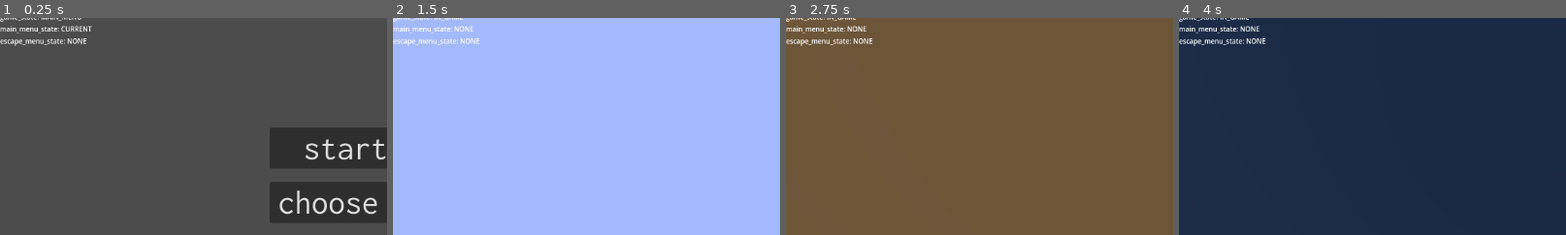
Above: before the commit, frames 1-4 (left to right).
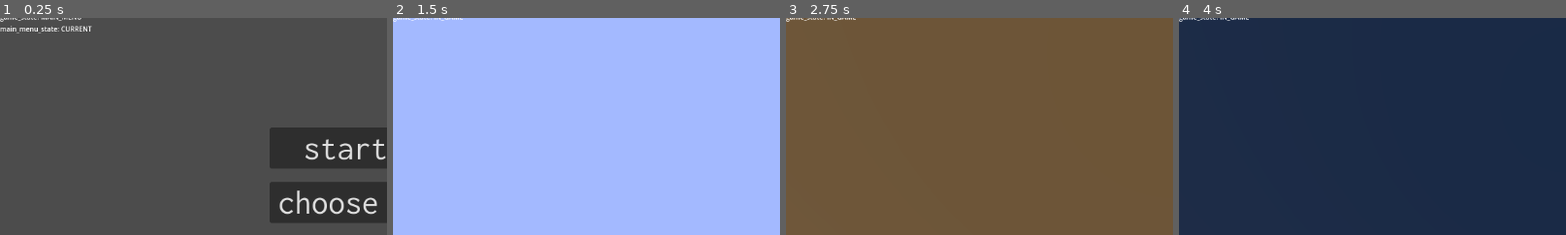
Above: after the commit, the same moments.

Repository: illogicalapple/open-water
Game: Godot game, scene res://scenes/start_menu.tscn
The game is run twice, just before and just after one commit, with the same random seed, the same clock (stepped at 60 frames per second) and the same inputs.
Inputs (mouse positions are % of the whole screen's width and height, from its top left):
- Up to frame 1 (0.25 s): no input
- Up to frame 2 (1.5 s): click "start game" at 0.5 s; click "Host" at 1.25 s
- Up to frame 3 (2.75 s): tap Enter at 2 s; move the mouse to (55, 50) at 2.02 s; hold W from 2.03 s (still down); tap Space at 2.27 s
- Up to frame 4 (4 s): keep holding W; tap Space at 2.75, 3.02 s; move the mouse to (45, 50) at 2.77 s; tap Enter at 3.5 s; move the mouse to (52, 48) at 3.52 s
The pictures show only the part of the screen within x 0-50%, y 1-51%; the shares and areas given below are measured in that part.

The runs differ from the first frame. In frame 1, 0.4% of the frame differs, in the area x 0-23%, y 9-13%; in frame 2, 0.5%; in frame 3, 0.7%; in frame 4, 0.7%, in the area x 0-23%, y 3-13%.

Commit message:
added settings menu states. Cleaned up states script.

Diff:
--- a/scenes/debug.gd
+++ b/scenes/debug.gd
@@ -1,24 +1,21 @@
 extends CanvasLayer
+
+@onready var state_labels : VBoxContainer = $Control/CurrentStates
 
 @onready var current_game_state_label : Label = $Control/CurrentStates/GameState
 @onready var main_menu_state_label : Label = $Control/CurrentStates/MenuState
 @onready var escape_menu_state_label : Label = $Control/CurrentStates/EscapeState
+@onready var settings_menu_state_label : Label = $Control/CurrentStates/SettingsState
 
-#func _process(_delta: float) -> void:
-#	if Input.is_action_just_pressed("disable_debug"):
-#		toggle_debug_menu()
+func _unhandled_input(event: InputEvent) -> void:
+	if event.is_action_pressed("disable_debug"):
+		toggle_debug_menu()
 
 func toggle_debug_menu() -> void:
 	if visible:
-		hide_debug_menu()
+		visible = false
 	else:
-		show_debug_menu()
-
-func hide_debug_menu() -> void:
-	visible = false
-
-func show_debug_menu() -> void:
-	visible = true
+		visible = true
 
 func game_state_changed(state : States.GameStates) -> void:
 	current_game_state_label.text = (
@@ -31,14 +28,18 @@
 		"main_menu_state: " +
 		States.MainMenuStates.keys()[state]
 	)
+	main_menu_state_label.visible = false if state == States.MainMenuStates.NONE else true
 
 func escape_menu_state_changed(state : States.EscapeMenuStates) -> void:
 	escape_menu_state_label.text = str(
 		"escape_menu_state: " +
 		States.EscapeMenuStates.keys()[state]
 	)
+	escape_menu_state_label.visible = false if state == States.EscapeMenuStates.NONE else true
 
-
-func _unhandled_input(event: InputEvent) -> void:
-	if event.is_action_pressed("disable_debug"):
-		toggle_debug_menu()
+func settings_menu_state_changed(state : States.SettingsMenuStates) -> void:
+	escape_menu_state_label.text = str(
+		"settings_menu_state: " +
+		States.SettingsMenuStates.keys()[state]
+	)
+	settings_menu_state_label.visible = false if state == States.SettingsMenuStates.NONE else true
--- a/scenes/debug.tscn
+++ b/scenes/debug.tscn
@@ -36,6 +36,10 @@
 layout_mode = 2
 text = "escape_menu_state: "
 
+[node name="SettingsState" type="Label" parent="Control/CurrentStates"]
+layout_mode = 2
+text = "settings_menu_state: "
+
 [node name="DebugInfo" type="Label" parent="Control"]
 layout_mode = 1
 anchors_preset = 1
--- a/scenes/escape_menu.gd
+++ b/scenes/escape_menu.gd
@@ -1,4 +1,6 @@
 extends Control
+
+## Works with the States autoload to manage the current state of the EscapeMenu.
 
 #@onready var settings_menu := $Settings
 @onready var main_select_menu := $"Main Select"
@@ -22,6 +24,8 @@
 				exit_sub_menu()
 			States.GameStates.IN_GAME:
 				enter_escape_menu()
+
+
 
 func exit_sub_menu() -> void:
 	match States.escape_menu_state:
--- a/scenes/settings.gd
+++ b/scenes/settings.gd
@@ -1,4 +1,6 @@
 extends CanvasLayer
+
+## Works with the States autoload to manage the current state of the SettingsMenu.
 
 enum VideoSettings {FOV}
 
--- a/scenes/start_menu.gd
+++ b/scenes/start_menu.gd
@@ -1,8 +1,9 @@
 extends Control
+
+## Works with the States autoload to manage the current state of the MainMenu.
 
 @onready var world_select_menu := $"World Select"
 @onready var main_select_menu := $"Main Select"
-#@onready var settings_menu := $Settings
 
 var main_scene : PackedScene = preload("res://main.tscn")
 
@@ -10,7 +11,6 @@
 func _unhandled_input(event: InputEvent) -> void:
 	if event.is_action_pressed("esc") and States.in_main_menu():
 		exit_sub_menu()
-
 
 func exit_sub_menu() -> void:
 	match States.main_menu_state:
--- a/states.gd
+++ b/states.gd
@@ -1,36 +1,46 @@
 extends Node
 
-enum GameStates {MAIN_MENU, ESCAPE_MENU, IN_GAME}
+enum GameStates {MAIN_MENU, ESCAPE_MENU, IN_GAME, SETTINGS}
 
 enum MainMenuStates {NONE, CURRENT, CHOOSE_WORLDS, SETTINGS}
-
 enum EscapeMenuStates {NONE, CURRENT, SETTINGS}
+enum SettingsMenuStates {NONE, CURRENT, VIDEO, AUDIO, KEY_MAPPING}
 
 var game_state := GameStates.MAIN_MENU:
-	set = game_state_changed
+	set(state):
+		game_state = state
+		Debug.game_state_changed(state)
 
 var main_menu_state := MainMenuStates.CURRENT:
-	set = main_menu_state_changed
+	set(state):
+		main_menu_state = state
+		Debug.main_menu_state_changed(state)
 
 var escape_menu_state := EscapeMenuStates.NONE:
-	set = escape_menu_state_changed
+	set(state):
+		escape_menu_state = state
+		Debug.escape_menu_state_changed(state)
+
+var settings_menu_state := SettingsMenuStates.NONE:
+	set(state):
+		settings_menu_state = state
+		Debug.settings_menu_state_changed(state)
+
 
 func _ready() -> void:
 	game_state = GameStates.MAIN_MENU
 	main_menu_state = MainMenuStates.CURRENT
 	escape_menu_state = EscapeMenuStates.NONE
+	settings_menu_state = SettingsMenuStates.NONE
 
-func game_state_changed(state : GameStates) -> void:
-	game_state = state
-	Debug.game_state_changed(state)
+## Useful for when debugging and loading straigth into an in-game scene.
+## Should be called on the ready functions of any non-menu scenes.
+func set_to_in_game() -> void:
+	game_state = GameStates.IN_GAME
+	escape_menu_state = EscapeMenuStates.NONE
+	main_menu_state = MainMenuStates.NONE
+	settings_menu_state = SettingsMenuStates.NONE
 
-func main_menu_state_changed(state : MainMenuStates) -> void:
-	main_menu_state = state
-	Debug.main_menu_state_changed(state)
-
-func escape_menu_state_changed(state: EscapeMenuStates) -> void:
-	escape_menu_state = state
-	Debug.escape_menu_state_changed(state)
 
 func in_escape_menu() -> bool:
 	if game_state == GameStates.ESCAPE_MENU:
@@ -38,13 +48,9 @@
 	else:
 		return false
 
+
 func in_main_menu() -> bool:
 	if game_state == GameStates.MAIN_MENU:
 		return true
 	else:
 		return false
-
-func set_to_in_game() -> void:
-	game_state = GameStates.IN_GAME
-	escape_menu_state = EscapeMenuStates.NONE
-	main_menu_state = MainMenuStates.NONE
